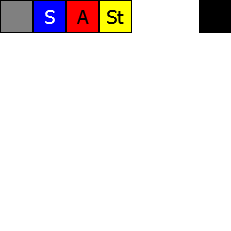
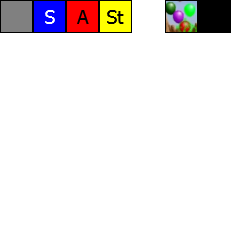
Comparing the layer stacks of the two 231×231 images. Changes:
painted on "spaces_diabolical.png" over <box>165,0,199,33</box>
